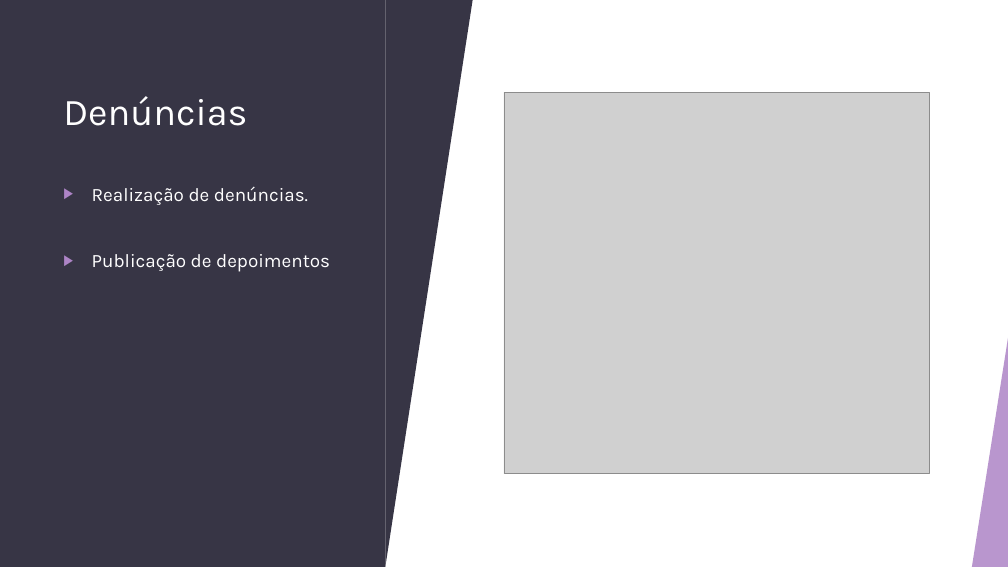
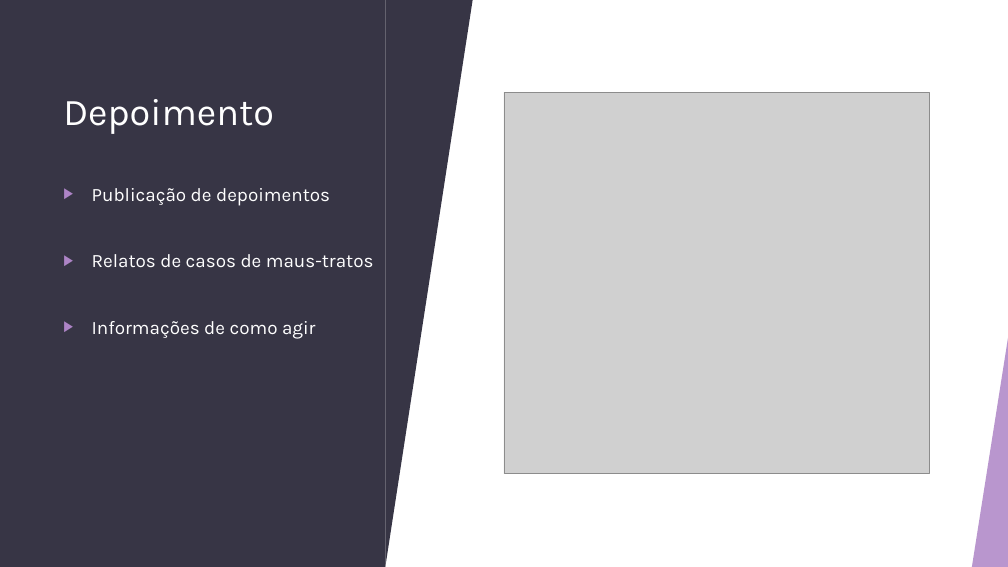
Before and after one commit to guilhermewerner/ti2, a slide deck: slide 17 of Documentation/Sprint-2.pptx (slide 14 before the commit). Drawn at 1008x567 pixels with LibreOffice and Linux fonts; fonts in the diff are those of the drawing; grey boxes stand for pictures. Boxes give left, top, right and bottom in pixels: in the first picture for what was removed or moved away, otherwise in the second. Text is boxed around its words. In the diff, an @@ line names an element or a change of style, - is before the commit and + after.

```diff
--- a/Documentation/Sprint-2.pptx
+++ b/Documentation/Sprint-2.pptx
@@ title at (x1=63, y1=99, x2=274, y2=134): text changed @@
-Denúncias
+Depoimento
@@ text at (x1=92, y1=186, x2=308, y2=205): paragraph removed @@
-▶ Realização de denúncias.
@@ text at (x1=92, y1=254, x2=374, y2=339): paragraphs added @@
+▶ Relatos de casos de maus-tratos
+▶ Informações de como agir
```
Also in this commit, not shown: 7 other slides changed, 4 slides added, 1 slide removed, 8 other files.
